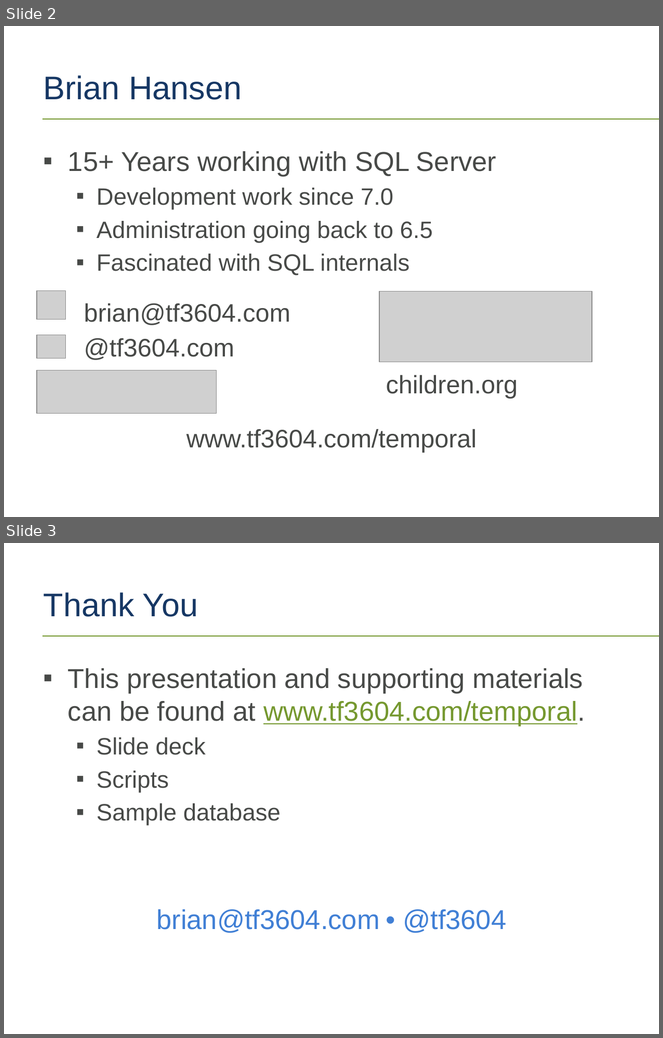
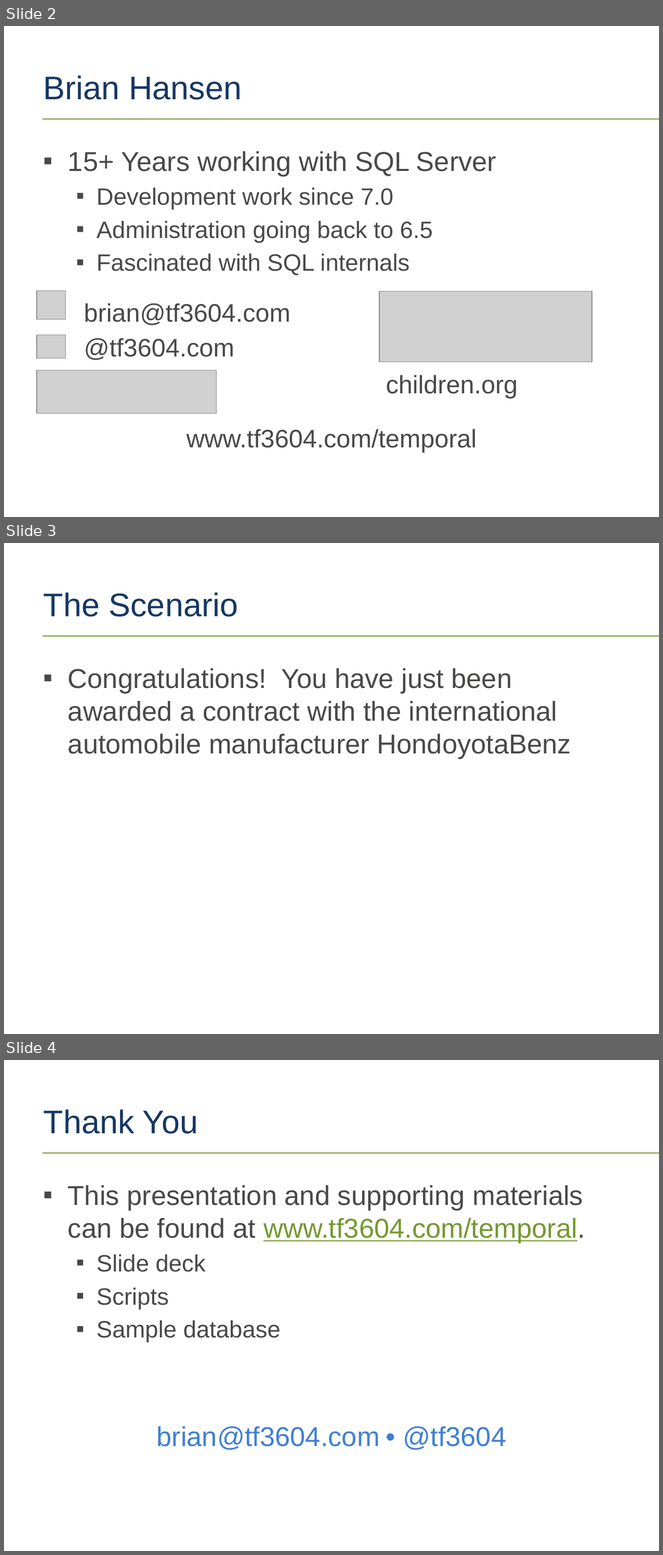
Before and after one commit to tf3604/RememberWhenTemporal, a slide deck: Temporal.pptx. Shown one above the other, each under a label of ours: slides 2 and 3 before the commit, slides 2, 3 and 4 after it. The pictures are 663x1038 and 663x1555 pixels, drawn with LibreOffice and Linux fonts; fonts in the diff are those of the drawing; grey boxes stand for pictures; background and template pictures are left out. Boxes give left, top, right and bottom in pixels: in the first picture for what was removed or moved away, otherwise in the second. Text is boxed around its words. In the diff, an @@ line names an element or a change of style, - is before the commit and + after.

Commit message:
Added scenario slide.

```diff
--- a/Temporal.pptx
+++ b/Temporal.pptx
@@ slide 3 added at [4,543,659,1034], background #FFFFFF; not listed: 1 template element that a slide beside it also shows @@
@@ title added at [44,592,239,617], 36 pt, text #163764 @@
+The Scenario
@@ text added at [68,668,571,759], 30 pt, text #474947 @@
+▪ Congratulations! You have just been awarded a contract with the international automobile manufacturer HondoyotaBenz
@@ what was slide 3 is now slide 4 @@
```
Also in this commit, not shown: 1 slide changed.
